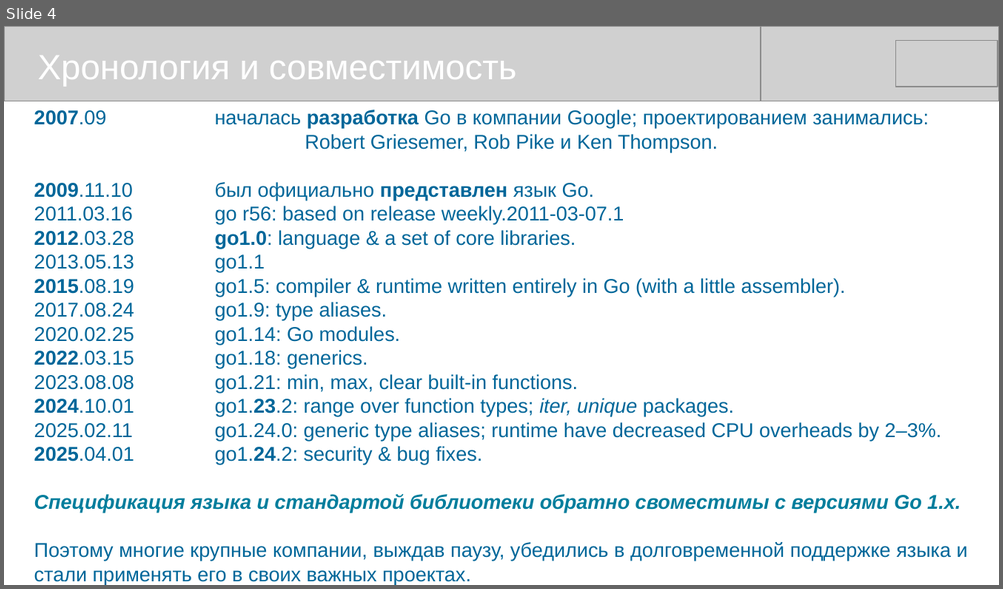
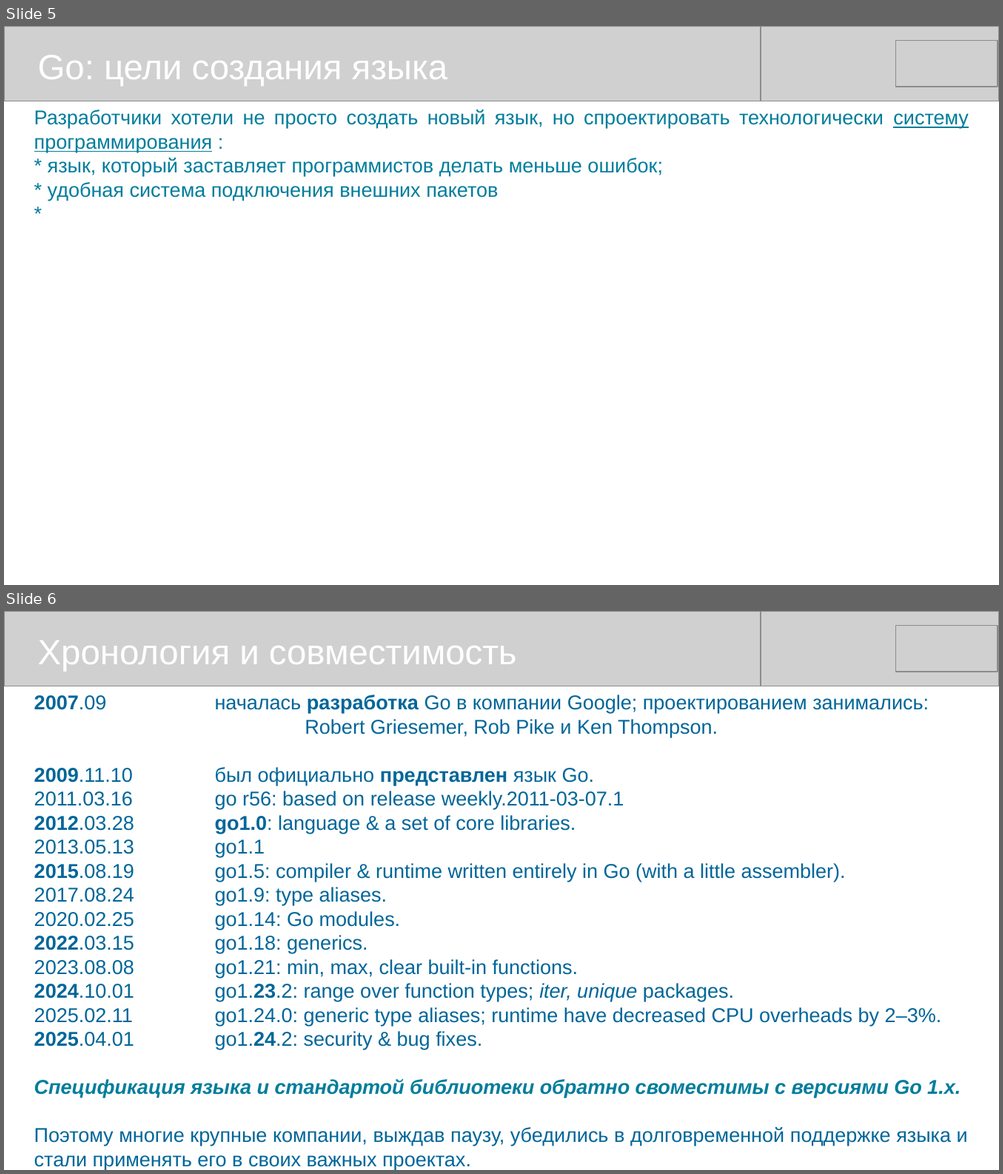
Before and after one commit to mike-shock/Go_language, a slide deck: Go_Review.odp. Shown one above the other, each under a label of ours: slide 4 before the commit, slides 5 and 6 after it. The pictures are 1003x589 and 1003x1174 pixels, drawn with LibreOffice and Linux fonts; fonts in the diff are those of the drawing; grey boxes stand for pictures. Boxes give left, top, right and bottom in pixels: in the first picture for what was removed or moved away, otherwise in the second. Text is boxed around its words. In the diff, an @@ line names an element or a change of style, - is before the commit and + after.

```diff
--- a/Go_Review.odp
+++ b/Go_Review.odp
@@ slide 5 added at [4,26,999,585], background #FFFFFF @@
@@ picture added at [4,26,760,101] @@
@@ picture added at [242,26,999,101] @@
@@ picture added at [896,41,998,87] @@
@@ text added at [38,55,448,86], 28 pt, text #FFFFFF @@
+Go: цели создания языка
@@ text added at [34,110,968,201], 16 pt, text #007D9C @@
+Разработчики хотели не просто создать новый язык, но спроектировать технологически систему программирования :
+* язык, который заставляет программистов делать меньше ошибок;
+* удобная система подключения внешних пакетов
+*
@@ what was slide 4 is now slide 6 @@
```
Also in this commit, not shown: 5 slides changed, 1 other slide added, 1 other file.
